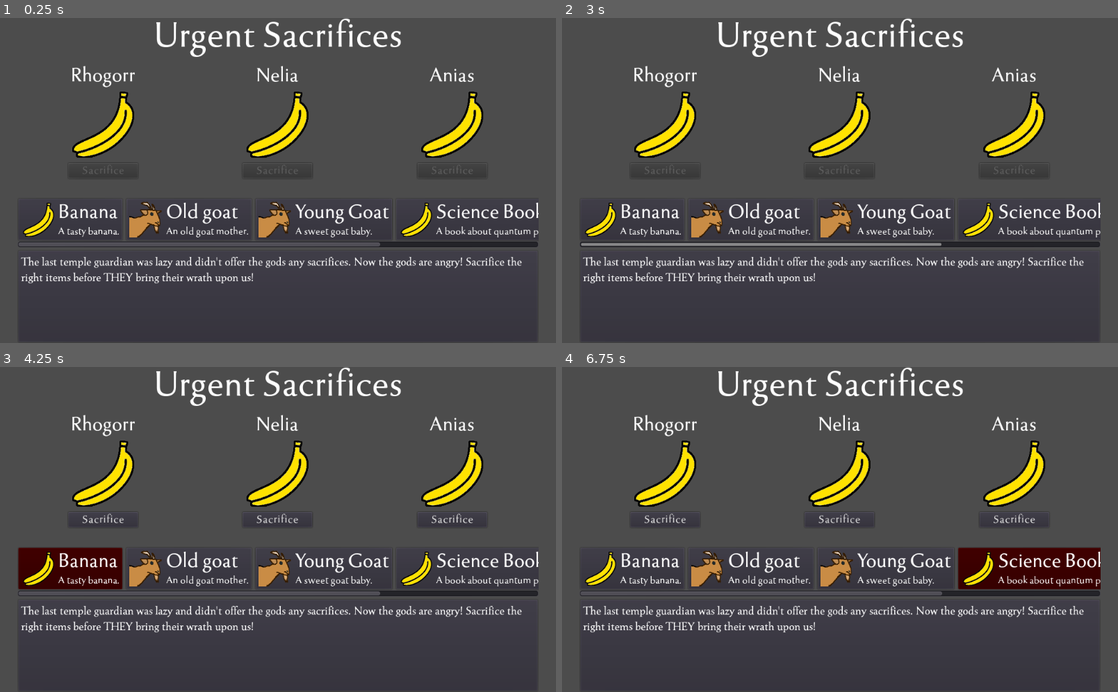
Above: before the commit, frames 1-4 (two rows, left to right).
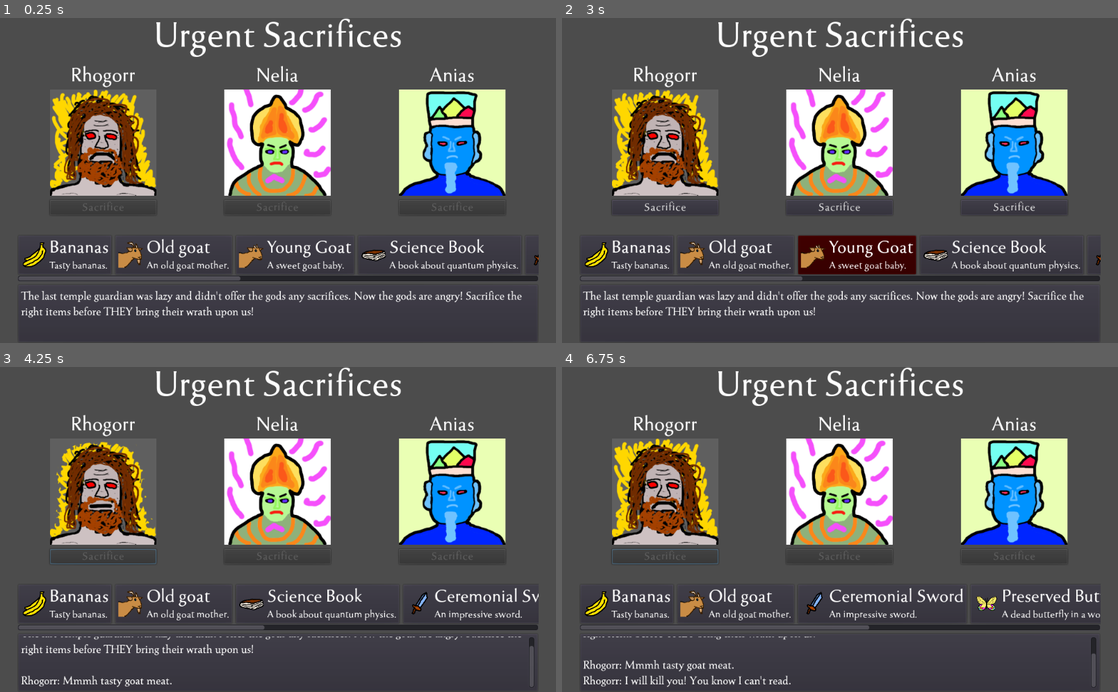
Above: after the commit, the same moments.

Repository: vinzBad/LD43
Game: Godot game, scene res://UI.tscn
Same seed, same stepped clock (60 frames per second), same inputs: the game is played once before the commit and once after it.
Inputs (mouse positions are in pixels of both pictures, inside the frame that each line leads up to):
- Up to frame 1 (0.25 s): no input
- Up to frame 2 (3 s): tap Enter at 0.5, 2 s; move the mouse to (840, 297) at 0.52 s; click (840, 297) at 0.67 s; tap Space at 1.25, 2.75 s; move the mouse to (728, 196) at 1.27 s; click (728, 196) at 1.42 s; move the mouse to (895, 109) at 2.02 s; click (895, 109) at 2.17 s; move the mouse to (812, 245) at 2.77 s; click (812, 245) at 2.92 s
- Up to frame 3 (4.25 s): click (105, 555) at 3.5 s, where only the run after the commit has a clickable "Sacrifice"
- Up to frame 4 (6.75 s): click (667, 519) at 4.25 s, where only the run before the commit has a clickable "Sacrifice"; click (840, 588) at 5 s, where only the run before the commit has a clickable "Restart"; click (667, 555) at 5.75 s, where only the run after the commit has a clickable "Sacrifice"; tap Enter at 6.5 s; move the mouse to (1006, 578) at 6.52 s; click (1006, 578) at 6.67 s

The runs differ from the first frame. In frame 1, 26% of the frame differs, in the area x 3-97%, y 22-93%; in frame 2, 28%; in frame 3, 27%; in frame 4, 28%.

Commit message:
Probably finall LD version

Diff:
--- a/UI.tscn
+++ b/UI.tscn
@@ -1,11 +1,19 @@
-[gd_scene load_steps=9 format=2]
+[gd_scene load_steps=17 format=2]
 
 [ext_resource path="res://assets/tenderness.otf" type="DynamicFontData" id=1]
 [ext_resource path="res://god_ui.tscn" type="PackedScene" id=2]
-[ext_resource path="res://assets/banana.png" type="Texture" id=3]
-[ext_resource path="res://scripts/hboxitems.gd" type="Script" id=4]
-[ext_resource path="res://assets/Seshat.otf" type="DynamicFontData" id=5]
-[ext_resource path="res://scripts/text.gd" type="Script" id=6]
+[ext_resource path="res://assets/Rhogorr_angry.png" type="Texture" id=3]
+[ext_resource path="res://assets/Rhogorr_content.png" type="Texture" id=4]
+[ext_resource path="res://assets/Rhogorr_happy.png" type="Texture" id=5]
+[ext_resource path="res://assets/Nelia_angry.png" type="Texture" id=6]
+[ext_resource path="res://assets/Nelia_content.png" type="Texture" id=7]
+[ext_resource path="res://assets/Nelia_happy.png" type="Texture" id=8]
+[ext_resource path="res://assets/Anias_angry.png" type="Texture" id=9]
+[ext_resource path="res://assets/Anias_content.png" type="Texture" id=10]
+[ext_resource path="res://assets/Anias_happy.png" type="Texture" id=11]
+[ext_resource path="res://scripts/hboxitems.gd" type="Script" id=12]
+[ext_resource path="res://assets/Seshat.otf" type="DynamicFontData" id=13]
+[ext_resource path="res://scripts/text.gd" type="Script" id=14]
 
 [sub_resource type="DynamicFont" id=1]
 
@@ -20,10 +28,10 @@
 size = 22
 use_mipmaps = true
 use_filter = true
-font_data = ExtResource( 5 )
+font_data = ExtResource( 13 )
 _sections_unfolded = [ "Extra Spacing", "Font", "Font/fallback", "Settings" ]
 
-[node name="UI" type="Control"]
+[node name="UI" type="Control" index="0"]
 
 anchor_left = 0.0
 anchor_top = 0.0
@@ -99,7 +107,7 @@
 anchor_bottom = 0.0
 margin_top = 77.0
 margin_right = 960.0
-margin_bottom = 328.0
+margin_bottom = 396.0
 rect_pivot_offset = Vector2( 0, 0 )
 rect_clip_content = false
 mouse_filter = 1
@@ -112,34 +120,37 @@
 
 margin_left = 0.0
 margin_right = 317.0
-margin_bottom = 251.0
+margin_bottom = 319.0
 god_name = "Rhogorr"
-god_texture = ExtResource( 3 )
-wrath_message = "You didn't manage to please Godname. In his anger he brings down his hordes of doom and enslaves humanity"
-current_mood = 0
-max_mood = 6
+god_texture_angry = ExtResource( 3 )
+god_texture_content = ExtResource( 4 )
+god_texture_happy = ExtResource( 5 )
+wrath_message = "Rhogorr is furious and unleashes his hordes of doom."
+max_mood = 2
 
 [node name="Nelia" parent="margin/vboxmain/hboxgods" index="1" instance=ExtResource( 2 )]
 
 margin_left = 321.0
 margin_right = 638.0
-margin_bottom = 251.0
+margin_bottom = 319.0
 god_name = "Nelia"
-god_texture = ExtResource( 3 )
-wrath_message = "You didn't manage to please Godname. In his anger he brings down his hordes of doom and enslaves humanity"
-current_mood = 0
-max_mood = 6
+god_texture_angry = ExtResource( 6 )
+god_texture_content = ExtResource( 7 )
+god_texture_happy = ExtResource( 8 )
+wrath_message = "Nelia is very disappointed and removes all of the earths wildlife because we dont earn such beauty."
+max_mood = 2
 
 [node name="Anias" parent="margin/vboxmain/hboxgods" index="2" instance=ExtResource( 2 )]
 
 margin_left = 642.0
 margin_right = 960.0
-margin_bottom = 251.0
+margin_bottom = 319.0
 god_name = "Anias"
-god_texture = ExtResource( 3 )
-wrath_message = "You didn't manage to please Godname. In his anger he brings down his hordes of doom and enslaves humanity"
-current_mood = 0
-max_mood = 6
+god_texture_angry = ExtResource( 9 )
+god_texture_content = ExtResource( 10 )
+god_texture_happy = ExtResource( 11 )
+wrath_message = "Anias infects half of the world population with a zombie virus, because we didn't unterstand his needs."
+max_mood = 2
 
 [node name="scrollitems" type="ScrollContainer" parent="margin/vboxmain" index="2"]
 
@@ -147,9 +158,9 @@
 anchor_top = 0.0
 anchor_right = 0.0
 anchor_bottom = 0.0
-margin_top = 332.0
-margin_right = 960.0
-margin_bottom = 332.0
+margin_top = 400.0
+margin_right = 960.0
+margin_bottom = 400.0
 rect_pivot_offset = Vector2( 0, 0 )
 rect_clip_content = true
 mouse_filter = 1
@@ -185,7 +196,7 @@
 anchor_top = 0.0
 anchor_right = 0.0
 anchor_bottom = 0.0
-margin_top = 336.0
+margin_top = 404.0
 margin_right = 960.0
 margin_bottom = 600.0
 rect_pivot_offset = Vector2( 0, 0 )
@@ -205,7 +216,7 @@
 margin_left = 7.0
 margin_top = 7.0
 margin_right = 953.0
-margin_bottom = 257.0
+margin_bottom = 189.0
 rect_pivot_offset = Vector2( 0, 0 )
 rect_clip_content = true
 mouse_filter = 0
@@ -215,18 +226,16 @@
 custom_fonts/normal_font = SubResource( 2 )
 bbcode_enabled = true
 bbcode_text = "The last temple guardian was lazy and didn't offer the gods any sacrifices. Now the gods are angry! Sacrifice the right items before THEY bring their wrath upon us!
-
 "
 visible_characters = -1
 percent_visible = 1.0
 meta_underlined = true
 tab_size = 4
 text = "The last temple guardian was lazy and didn't offer the gods any sacrifices. Now the gods are angry! Sacrifice the right items before THEY bring their wrath upon us!
-
 "
 scroll_active = true
 scroll_following = true
 selection_enabled = false
 override_selected_font_color = false
-script = ExtResource( 6 )
+script = ExtResource( 14 )
 _sections_unfolded = [ "Anchor", "BBCode", "Grow Direction", "Hint", "Margin", "Rect", "Size Flags", "Theme", "custom_colors", "custom_fonts" ]
--- a/data/offerings.json
+++ b/data/offerings.json
@@ -1,8 +1,8 @@
 {
     "banana": {
         "img": "banana.png",
-        "name": "Banana",
-        "descr": "A tasty banana.",
+        "name": "Bananas",
+        "descr": "Tasty bananas.",
         "reactions": {
             "Anias": [-1, "I already studied this object."],
             "Rhogorr": [-1, "This is food for my food."],
@@ -20,7 +20,7 @@
         }
     },
     "young_goat": {
-        "img": "old_goat.png",
+        "img": "yung_goat.png",
         "name": "Young Goat",
         "descr": "A sweet goat baby.",
         "reactions": {
@@ -30,7 +30,7 @@
         }
     },
     "science_book": {
-        "img": "banana.png",
+        "img": "book.png",
         "name": "Science Book",
         "descr": "A book about quantum physics.",
         "reactions": {
@@ -40,7 +40,7 @@
         }
     },
     "sword": {
-        "img": "banana.png",
+        "img": "sword.png",
         "name": "Ceremonial Sword",
         "descr": "An impressive sword.",
         "reactions": {
@@ -48,6 +48,36 @@
             "Rhogorr": [1, "This will fit right in my collection."],
             "Nelia": [-1, "Swords are responsible for so much suffering. How dare you offer me something like this!"]
         }
+    },
+    "butterfly": {
+        "img": "butterfly.png",
+        "name": "Preserved Butterfly",
+        "descr": "A dead butterfly in a wooden box.",
+        "reactions": {
+            "Anias": [1, "Oh that is an interesting specimen."],
+            "Rhogorr": [-1, "What is this shit?"],
+            "Nelia": [-1, "Why did you kill this poor creature?"]
+        }
+    },
+    "incense": {
+        "img": "incense.png",
+        "name": "Incense Sticks",
+        "descr": "Vanilla-scented incense sticks",
+        "reactions": {
+            "Anias": [-1, "Oh that is an interesting specimen."],
+            "Rhogorr": [1, "I love the smell of vanilla in the evening"],
+            "Nelia": [-1, "I hate burning things."]
+        }
+    },
+    "necklace": {
+        "img": "necklace.png",
+        "name": "Historic Necklace",
+        "descr": "A golden necklace, inscribed with old runes",
+        "reactions": {
+            "Anias": [1, "These runes are very old, how exciting."],
+            "Rhogorr": [-1, "Jewelry is for the weak minded!"],
+            "Nelia": [1, "How beautiful."]
+        }
     }
 
 }
--- a/god_ui.tscn
+++ b/god_ui.tscn
@@ -20,7 +20,7 @@
 font_data = ExtResource( 2 )
 _sections_unfolded = [ "Extra Spacing", "Font", "Settings" ]
 
-[node name="god_ui" type="MarginContainer" index="0"]
+[node name="god_ui" type="MarginContainer"]
 
 anchor_left = 0.0
 anchor_top = 0.0
@@ -41,6 +41,13 @@
 custom_constants/margin_bottom = 32
 script = ExtResource( 1 )
 _sections_unfolded = [ "Anchor", "Margin", "Pause", "Size Flags", "custom_constants" ]
+god_name = "Godname"
+god_texture_angry = null
+god_texture_content = null
+god_texture_happy = null
+wrath_message = null
+current_mood = 0
+max_mood = 6
 
 [node name="CenterContainer" type="CenterContainer" parent="." index="0"]
 
@@ -51,7 +58,7 @@
 margin_left = 32.0
 margin_top = 10.0
 margin_right = 232.0
-margin_bottom = 269.0
+margin_bottom = 287.0
 rect_pivot_offset = Vector2( 0, 0 )
 rect_clip_content = false
 mouse_filter = 0
@@ -67,10 +74,9 @@
 anchor_top = 0.0
 anchor_right = 0.0
 anchor_bottom = 0.0
-margin_left = 36.0
-margin_top = 25.0
-margin_right = 164.0
-margin_bottom = 234.0
+margin_left = 2.0
+margin_right = 198.0
+margin_bottom = 277.0
 rect_pivot_offset = Vector2( 0, 0 )
 rect_clip_content = false
 mouse_filter = 1
@@ -86,7 +92,7 @@
 anchor_top = 0.0
 anchor_right = 0.0
 anchor_bottom = 0.0
-margin_right = 128.0
+margin_right = 196.0
 margin_bottom = 41.0
 rect_pivot_offset = Vector2( 0, 0 )
 rect_clip_content = false
@@ -109,9 +115,9 @@
 anchor_right = 0.0
 anchor_bottom = 0.0
 margin_top = 45.0
-margin_right = 128.0
-margin_bottom = 173.0
-rect_min_size = Vector2( 128, 128 )
+margin_right = 196.0
+margin_bottom = 241.0
+rect_min_size = Vector2( 196, 196 )
 rect_pivot_offset = Vector2( 0, 0 )
 rect_clip_content = false
 mouse_filter = 1
@@ -129,9 +135,9 @@
 anchor_top = 0.0
 anchor_right = 0.0
 anchor_bottom = 0.0
-margin_top = 177.0
-margin_right = 128.0
-margin_bottom = 177.0
+margin_top = 245.0
+margin_right = 196.0
+margin_bottom = 245.0
 rect_pivot_offset = Vector2( 0, 0 )
 rect_clip_content = false
 mouse_filter = 0
@@ -145,9 +151,9 @@
 anchor_top = 0.0
 anchor_right = 0.0
 anchor_bottom = 0.0
-margin_top = 181.0
-margin_right = 128.0
-margin_bottom = 209.0
+margin_top = 249.0
+margin_right = 196.0
+margin_bottom = 277.0
 rect_pivot_offset = Vector2( 0, 0 )
 rect_clip_content = false
 focus_mode = 2
--- a/item_ui.tscn
+++ b/item_ui.tscn
@@ -6,7 +6,7 @@
 
 [sub_resource type="DynamicFont" id=1]
 
-size = 40
+size = 35
 use_mipmaps = false
 use_filter = true
 font_data = ExtResource( 3 )
@@ -35,6 +35,7 @@
 mouse_default_cursor_shape = 0
 size_flags_horizontal = 1
 size_flags_vertical = 1
+custom_constants/margin_left = 0
 script = ExtResource( 1 )
 _sections_unfolded = [ "Focus", "Mouse", "Rect", "Size Flags", "Visibility", "custom_constants" ]
 item_name = "Generic Item"
@@ -47,8 +48,7 @@
 anchor_top = 0.0
 anchor_right = 0.0
 anchor_bottom = 0.0
-margin_left = 8.0
-margin_right = 285.0
+margin_right = 237.0
 margin_bottom = 80.0
 rect_pivot_offset = Vector2( 0, 0 )
 rect_clip_content = false
@@ -66,7 +66,7 @@
 anchor_bottom = 0.0
 margin_left = 7.0
 margin_top = 7.0
-margin_right = 270.0
+margin_right = 230.0
 margin_bottom = 73.0
 rect_pivot_offset = Vector2( 0, 0 )
 rect_clip_content = false
@@ -76,15 +76,32 @@
 size_flags_vertical = 1
 alignment = 0
 
-[node name="texture" type="TextureRect" parent="panel/hbox" index="0"]
+[node name="center" type="CenterContainer" parent="panel/hbox" index="0"]
 
 anchor_left = 0.0
 anchor_top = 0.0
 anchor_right = 0.0
 anchor_bottom = 0.0
-margin_right = 64.0
+margin_right = 48.0
 margin_bottom = 66.0
-rect_min_size = Vector2( 64, 64 )
+rect_pivot_offset = Vector2( 0, 0 )
+rect_clip_content = false
+mouse_filter = 0
+mouse_default_cursor_shape = 0
+size_flags_horizontal = 1
+size_flags_vertical = 1
+use_top_left = false
+
+[node name="texture" type="TextureRect" parent="panel/hbox/center" index="0"]
+
+anchor_left = 0.0
+anchor_top = 0.0
+anchor_right = 0.0
+anchor_bottom = 0.0
+margin_top = 9.0
+margin_right = 48.0
+margin_bottom = 57.0
+rect_min_size = Vector2( 48, 48 )
 rect_pivot_offset = Vector2( 0, 0 )
 rect_clip_content = false
 mouse_filter = 1
@@ -102,8 +119,8 @@
 anchor_top = 0.0
 anchor_right = 0.0
 anchor_bottom = 0.0
-margin_left = 68.0
-margin_right = 263.0
+margin_left = 52.0
+margin_right = 223.0
 margin_bottom = 66.0
 rect_pivot_offset = Vector2( 0, 0 )
 rect_clip_content = false
@@ -119,8 +136,8 @@
 anchor_top = 0.0
 anchor_right = 0.0
 anchor_bottom = 0.0
-margin_right = 195.0
-margin_bottom = 41.0
+margin_right = 171.0
+margin_bottom = 36.0
 rect_pivot_offset = Vector2( 0, 0 )
 rect_clip_content = false
 mouse_filter = 2
@@ -140,9 +157,9 @@
 anchor_top = 0.0
 anchor_right = 0.0
 anchor_bottom = 0.0
-margin_top = 45.0
-margin_right = 195.0
-margin_bottom = 66.0
+margin_top = 40.0
+margin_right = 171.0
+margin_bottom = 61.0
 rect_pivot_offset = Vector2( 0, 0 )
 rect_clip_content = false
 mouse_filter = 2
--- a/project.godot
+++ b/project.godot
@@ -10,7 +10,7 @@
 
 [application]
 
-config/name="New Game Project"
+config/name="LD43: Urgent Sacrifices"
 run/main_scene="res://UI.tscn"
 config/icon="res://icon.png"
 
--- a/scripts/data.gd
+++ b/scripts/data.gd
@@ -1,4 +1,3 @@
-tool
 extends Node
 
 # class member variables go here, for example:
--- a/scripts/god_ui.gd
+++ b/scripts/god_ui.gd
@@ -1,8 +1,9 @@
-tool
 extends MarginContainer
 
 export (String) var god_name = "Godname"
-export (Texture) var god_texture
+export (Texture) var god_texture_angry
+export (Texture) var god_texture_content
+export (Texture) var god_texture_happy
 
 export (String) var wrath_message = "You didn't manage to please %s. In his anger he brings down his hordes of doom and enslaves humanity" % [god_name]
 
@@ -12,8 +13,8 @@
 onready var data = get_node("/root/data")
 
 func _ready():
-	if god_texture != null:
-		$CenterContainer/VBoxContainer/TextureRect.texture = god_texture
+	if god_texture_angry != null:
+		$CenterContainer/VBoxContainer/TextureRect.texture = god_texture_angry
 	$CenterContainer/VBoxContainer/Label.text = god_name
 
 func _process(delta):
@@ -42,3 +43,10 @@
 		if current_mood < 0:
 			text.add_text("\n%s" % [wrath_message])
 			gameover()
+		if current_mood >= max_mood:
+			current_mood = max_mood
+			$CenterContainer/VBoxContainer/TextureRect.texture = god_texture_happy
+		elif current_mood > 0:
+			$CenterContainer/VBoxContainer/TextureRect.texture = god_texture_content
+		elif current_mood == 0:
+			$CenterContainer/VBoxContainer/TextureRect.texture = god_texture_angry
--- a/scripts/hboxitems.gd
+++ b/scripts/hboxitems.gd
@@ -1,4 +1,3 @@
-tool
 extends HBoxContainer
 
 # class member variables go here, for example:
@@ -31,7 +30,8 @@
 		var scene = data.gamesuccess_scene.instance()
 		var ui_node = get_node("/root/UI/")
 		ui_node.add_child(scene)
-	update()
+	var scrollnode = get_node("/root/UI/margin/vboxmain/scrollitems")
+	scrollnode.propagate_notification(NOTIFICATION_RESIZED)
 
 func _input(event):
 	if Input.is_action_just_released("reload"):
--- a/scripts/item_ui.gd
+++ b/scripts/item_ui.gd
@@ -1,5 +1,3 @@
-tool
-
 extends MarginContainer
 
 export (String) var item_name = "Generic Item"
@@ -20,7 +18,7 @@
 	add_to_group("items")
 
 	if item_texture != null:
-		$panel/hbox/texture.texture = item_texture
+		$panel/hbox/center/texture.texture = item_texture
 	$panel/hbox/vbox/Name.text = item_name
 	$panel/hbox/vbox/Description.text = item_description
 
Not shown: 1 places in UI.tscn that only renumber resources
Binary file added: assets/Anias_angry.png
Not shown, added: assets/Anias_angry.png.import
Binary file added: assets/Anias_content.png
Not shown, added: assets/Anias_content.png.import
Binary file added: assets/Anias_happy.png
Not shown, added: assets/Anias_happy.png.import
Binary file added: assets/Nelia_angry.png
Not shown, added: assets/Nelia_angry.png.import
Binary file added: assets/Nelia_content.png
Not shown, added: assets/Nelia_content.png.import
Binary file added: assets/Nelia_happy.png
(and 20 more such lines)
